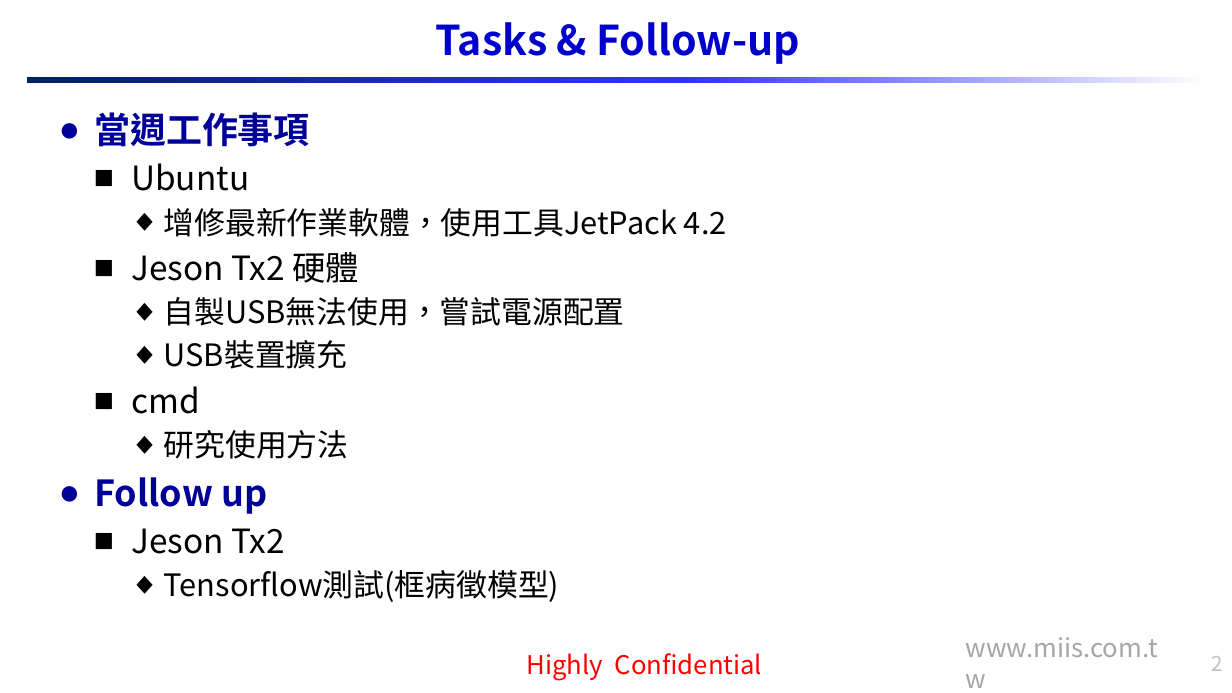
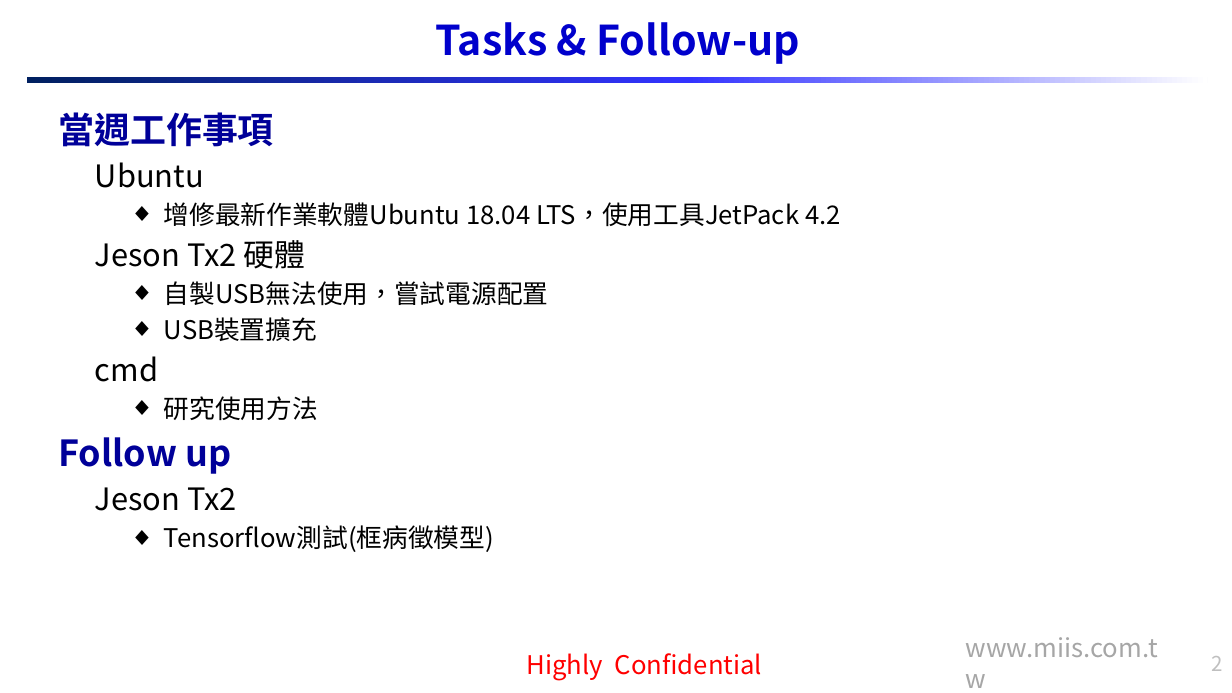
Before and after one commit to Yu-Chian-Lin/tx2-, a slide deck: slide 2 of 日報&週報/2019027weekly_report_Peter.pptx. Drawn at 1232x693 pixels with LibreOffice and Linux fonts; fonts in the diff are those of the drawing; background and template pictures are left out. Boxes give left, top, right and bottom in pixels: in the first picture for what was removed or moved away, otherwise in the second. Text is boxed around its words. In the diff, an @@ line names an element or a change of style, - is before the commit and + after.

```diff
--- a/日報&週報/2019027weekly_report_Peter.pptx
+++ b/日報&週報/2019027weekly_report_Peter.pptx
@@ text at bbox=[59, 112, 549, 552]: size 26 to 24 pt in "Ubuntu", "Jeson Tx2 硬體", "cmd", "Jeson Tx2"; size 24 to 20 pt in "自製USB無法使用，嘗試電源配置", "USB裝置擴充", "研究使用方法", "Tensorflow測試(框病徵模型)"; bullet ● to none; bullet ■ to none @@
@@ text at bbox=[164, 202, 841, 226]: text changed; size 24 to 20 pt @@
-    ◆ 增修最新作業軟體，使用工具JetPack 4.2
+    ◆ 增修最新作業軟體Ubuntu 18.04 LTS，使用工具JetPack 4.2
```
Also in this commit, not shown: 2 other slides changed, 1 slide added, 7 other files.
